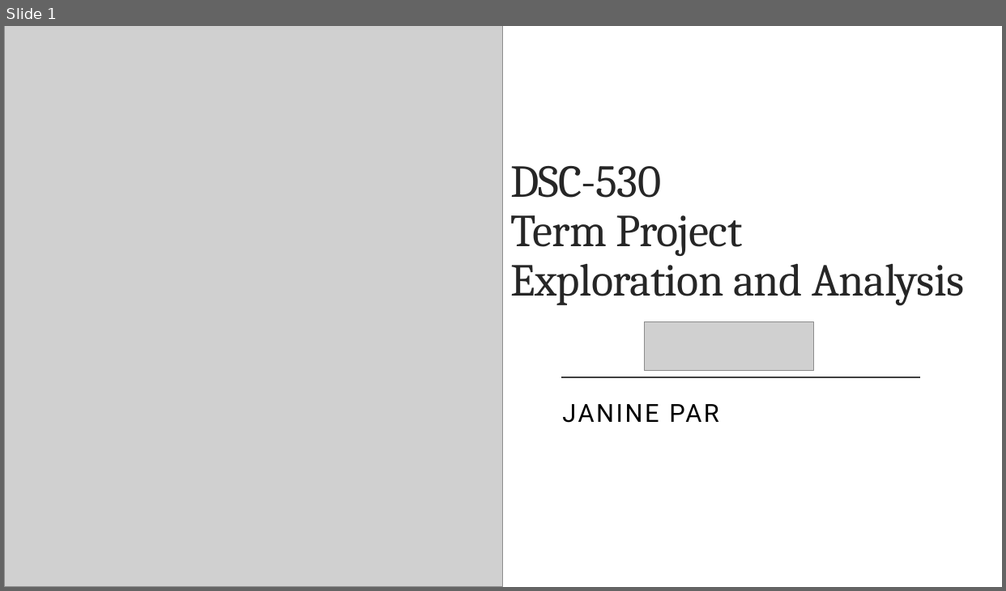
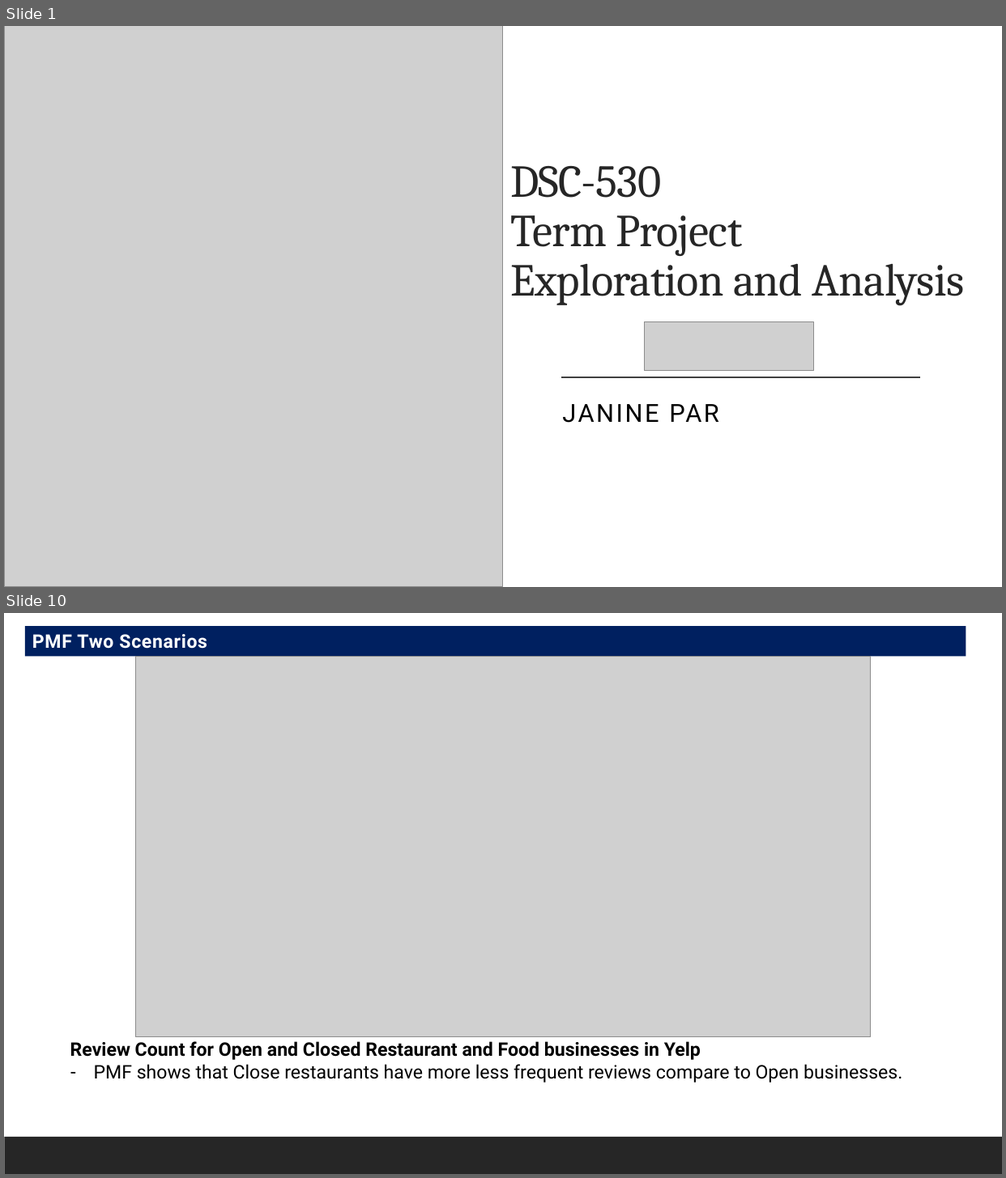
Before and after one commit to Tutay0913JP/DSC530, a slide deck: ParJanineDSC530-T303Week12_YelpDataset.pptx. Shown one above the other, each under a label of ours: slide 1 before the commit, slides 1 and 10 after it; the slides between them are not shown. The pictures are 1006x591 and 1006x1178 pixels, drawn with LibreOffice and Linux fonts; fonts in the diff are those of the drawing; grey boxes stand for pictures. Boxes give left, top, right and bottom in pixels: in the first picture for what was removed or moved away, otherwise in the second. Text is boxed around its words. In the diff, an @@ line names an element or a change of style, - is before the commit and + after.

```diff
--- a/ParJanineDSC530-T303Week12_YelpDataset.pptx
+++ b/ParJanineDSC530-T303Week12_YelpDataset.pptx
@@ slide 10 added at (x1=4, y1=613, x2=1002, y2=1174), background #FFFFFF; not listed: 1 template element that a slide beside it also shows @@
@@ rectangle added at (x1=25, y1=627, x2=966, y2=657), fill #002060, 18 pt, text #FFFFFF, bold @@
+PMF Two Scenarios
@@ picture added at (x1=136, y1=657, x2=870, y2=1037) @@
@@ text added at (x1=70, y1=1041, x2=902, y2=1083), 18 pt, text #000000 @@
+Review Count for Open and Closed Restaurant and Food businesses in Yelp
+– PMF shows that Close restaurants have more less frequent reviews compare to Open businesses.
```
Also in this commit, not shown: 3 slides changed, 12 other slides added, 9 slides removed.
